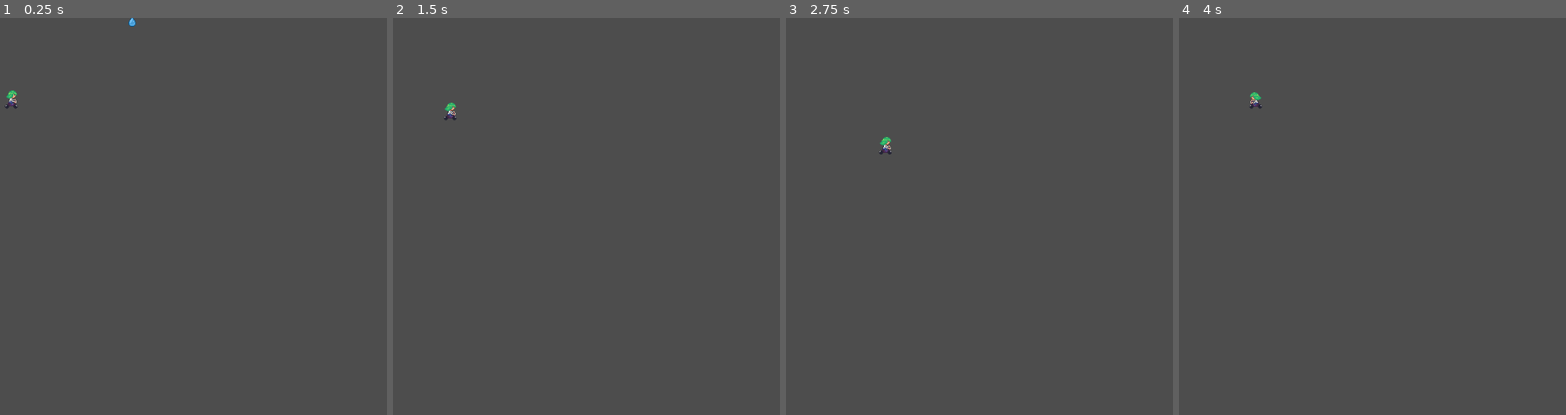
Above: before the commit, frames 1-4 (left to right).
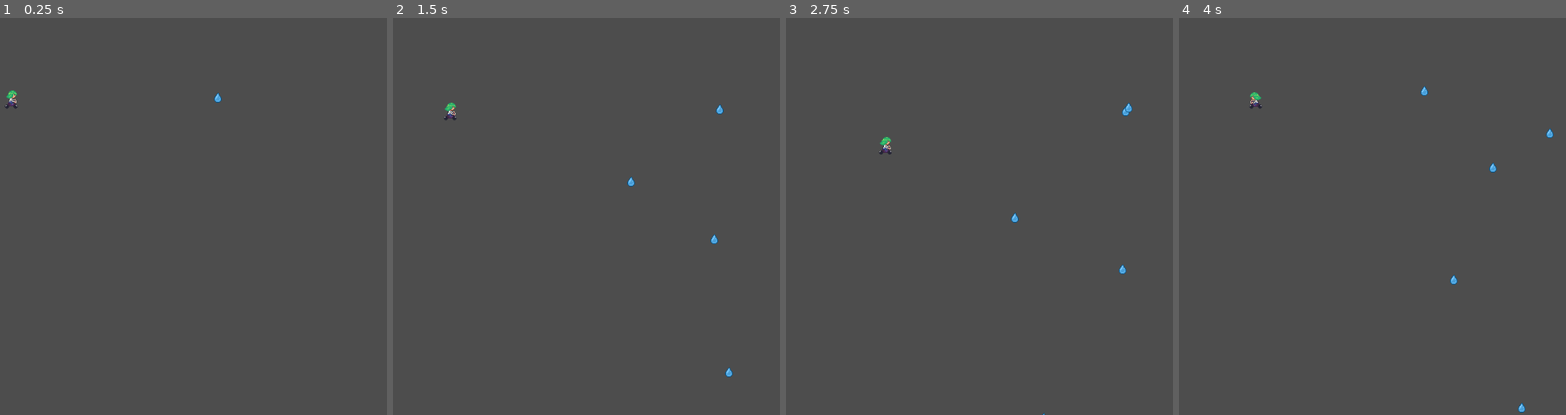
Above: after the commit, the same moments.

Repository: MarGon-Game/rain-rider
Game: Godot game, scene res://prototype.tscn
Same seed, same stepped clock (60 frames per second), same inputs: the game is played once before the commit and once after it. This scene is started directly instead of the project's main scene.
Inputs:
- Up to frame 1 (0.25 s): no input
- Up to frame 2 (1.5 s): hold Right (RIGHT) 0.53-1.28 s; hold Down (DOWN) from 1.28 s (still down)
- Up to frame 3 (2.75 s): release Down (DOWN) at 2.03 s; hold Right (RIGHT) from 2.03 s (still down)
- Up to frame 4 (4 s): release Right (RIGHT) at 2.78 s; hold Up (UP) 2.78-3.53 s; hold Left (LEFT) from 3.53 s (still down)

The runs differ from the first frame. In frame 1, less than 0.1% of the frame differs, in the area x 33-58%, y 0-22%; in frame 2, 0.1%; in frame 3, 0.1%; in frame 4, 0.2%, in the area x 62-97%, y 17-100%.

Commit message:
Codigo de lluvia implementado
Codigo de lluvia implementado

Diff:
--- a/rain-rider/RainSpawner.gd
+++ b/rain-rider/RainSpawner.gd
@@ -3,6 +3,8 @@
 
 @export var area_2d : Area2D = null
 @export var collision_shape : CollisionShape2D = null
+@export var frequency_spawn : float = 1.0
+var lastSpawn : float = 0.0
 var enemy_scene = preload("res://gota_lluvia.tscn")
 var spawn_area_shape
 var spawn_area_origin
@@ -11,7 +13,7 @@
 func _ready() -> void:
 	if area_2d != null and collision_shape != null:
 		spawn_area_shape = collision_shape.shape
-		spawn_area_origin = area_2d.global_position - spawn_area_shape.extents # For RectangleShape2D
+		spawn_area_origin = area_2d.position - spawn_area_shape.extents # For RectangleShape2D
 	pass # Replace with function body.
 
 func generate_random_position_in_area() -> Vector2:
@@ -21,11 +23,14 @@
 
 func spawn_object_in_area():
 	var new_enemy = enemy_scene.instantiate()
-	new_enemy.position = generate_random_position_in_area()
+	new_enemy.global_position = generate_random_position_in_area()
 	add_child(new_enemy) # Add the object as a child of the current node
-
-
 
 # Called every frame. 'delta' is the elapsed time since the previous frame.
 func _process(delta: float) -> void:
+	var current_time = Time.get_ticks_msec()
+	var elapsed_time = (current_time - lastSpawn) / 1000.0
+	if elapsed_time >= frequency_spawn:
+		lastSpawn = current_time
+		spawn_object_in_area()
 	pass
--- a/rain-rider/gota_lluvia.gd
+++ b/rain-rider/gota_lluvia.gd
@@ -19,7 +19,7 @@
 	var current_time = Time.get_ticks_msec()
 	var elapsed_time = (current_time - timeStart) / 1000.0
 	if elapsed_time >= lifeTime - 1 :
-		print("liberar gota")
+		#print("liberar gota")
 		queue_free()
 	pass
 
--- a/rain-rider/player.tscn
+++ b/rain-rider/player.tscn
@@ -54,7 +54,7 @@
 [node name="Animations" type="AnimatedSprite2D" parent="."]
 sprite_frames = SubResource("SpriteFrames_2hs0m")
 animation = &"andando"
-frame_progress = 0.458104
+frame_progress = 0.915536
 
 [node name="CollisionShape2D" type="CollisionShape2D" parent="."]
 position = Vector2(0, 2)
--- a/rain-rider/prototype.tscn
+++ b/rain-rider/prototype.tscn
@@ -1,12 +1,26 @@
-[gd_scene load_steps=3 format=3 uid="uid://d04frywksan5v"]
+[gd_scene load_steps=4 format=3 uid="uid://d04frywksan5v"]
 
 [ext_resource type="PackedScene" uid="uid://dlckd617chqdo" path="res://player.tscn" id="1_gxbh7"]
-[ext_resource type="PackedScene" uid="uid://ceekk172cd8bn" path="res://gota_lluvia.tscn" id="2_vo8sw"]
+[ext_resource type="Script" uid="uid://b1qskfaxtld1o" path="res://RainSpawner.gd" id="3_883nb"]
+
+[sub_resource type="RectangleShape2D" id="RectangleShape2D_7fmhn"]
+size = Vector2(276, 114.5)
 
 [node name="Prototype" type="Node2D"]
 
 [node name="player" parent="." instance=ExtResource("1_gxbh7")]
 position = Vector2(225, 133)
 
-[node name="Gota" parent="." instance=ExtResource("2_vo8sw")]
-position = Vector2(422, -13)
+[node name="Spawner" type="Node2D" parent="." node_paths=PackedStringArray("area_2d", "collision_shape")]
+position = Vector2(698, 151)
+script = ExtResource("3_883nb")
+area_2d = NodePath("Area2D")
+collision_shape = NodePath("Area2D/CollisionShape2D")
+frequency_spawn = 0.3
+metadata/_custom_type_script = "uid://b1qskfaxtld1o"
+
+[node name="Area2D" type="Area2D" parent="Spawner"]
+
+[node name="CollisionShape2D" type="CollisionShape2D" parent="Spawner/Area2D"]
+position = Vector2(-1, -2)
+shape = SubResource("RectangleShape2D_7fmhn")
